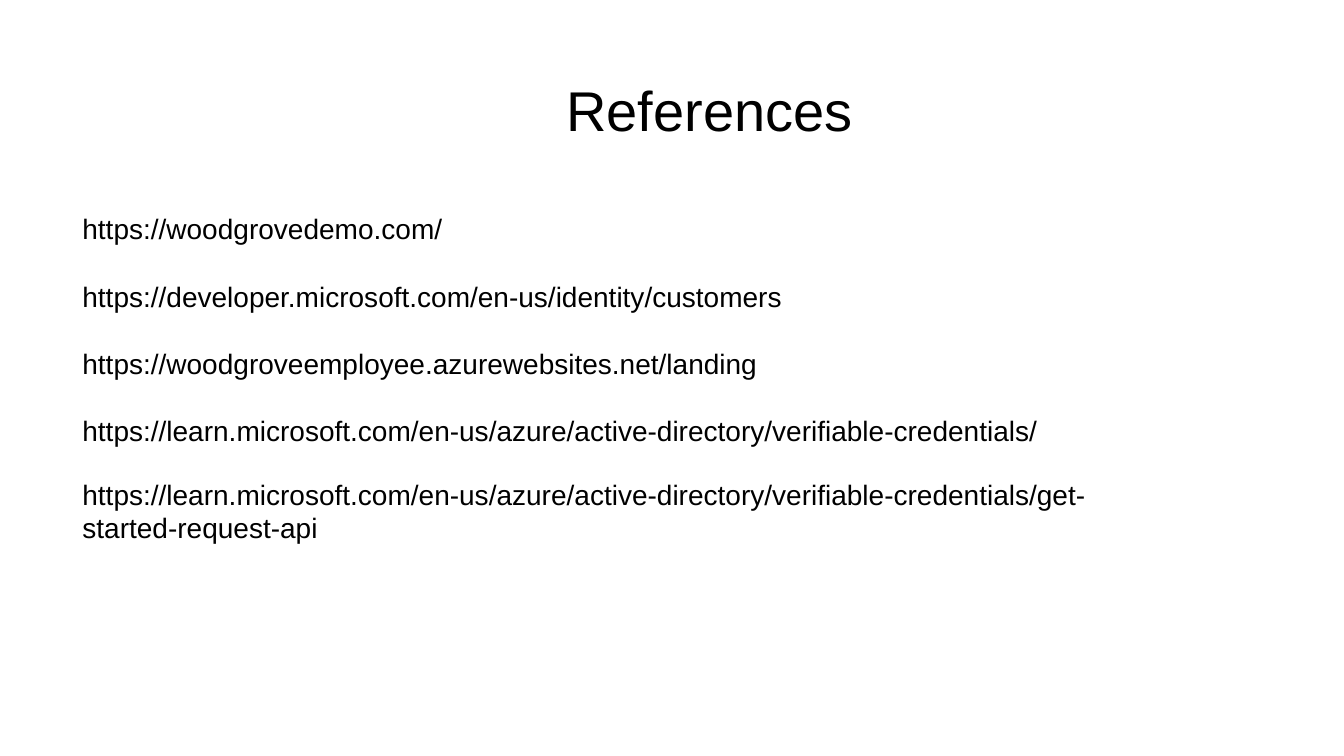
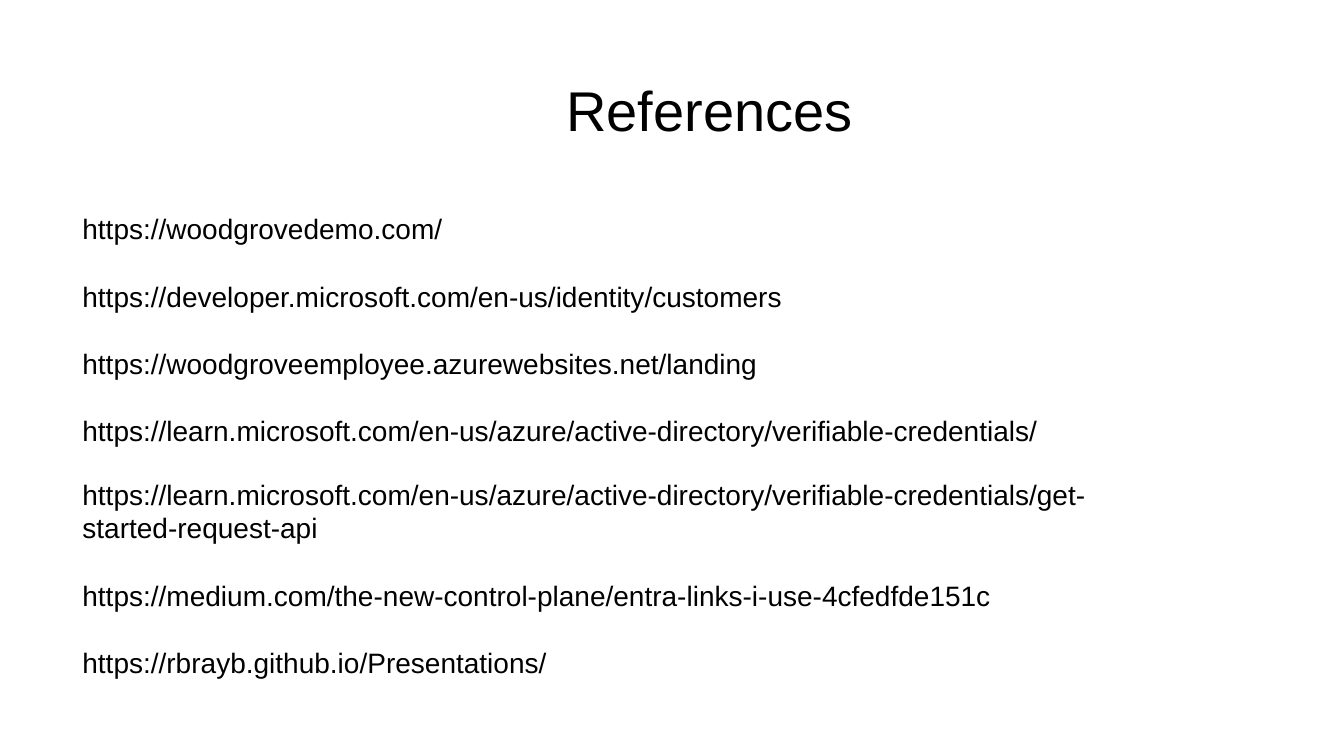
Before and after one commit to rbrayb/Presentations, a slide deck: slide 21 of Entra-CIAM-and-VC/Entra-CIAM-and-VC.pptx (slide 9 before the commit). Drawn at 1344x756 pixels with LibreOffice and Linux fonts; fonts in the diff are those of the drawing; background and template pictures are left out. Boxes give left, top, right and bottom in pixels: in the first picture for what was removed or moved away, otherwise in the second. Text is boxed around its words. In the diff, an @@ line names an element or a change of style, - is before the commit and + after.

```diff
--- a/Entra-CIAM-and-VC/Entra-CIAM-and-VC.pptx
+++ b/Entra-CIAM-and-VC/Entra-CIAM-and-VC.pptx
@@ text at [82, 585, 990, 678]: paragraphs added @@
+https://medium.com/the-new-control-plane/entra-links-i-use-4cfedfde151c
+https://rbrayb.github.io/Presentations/
```
Also in this commit, not shown: 2 other slides changed, 15 slides added, 3 slides removed.
